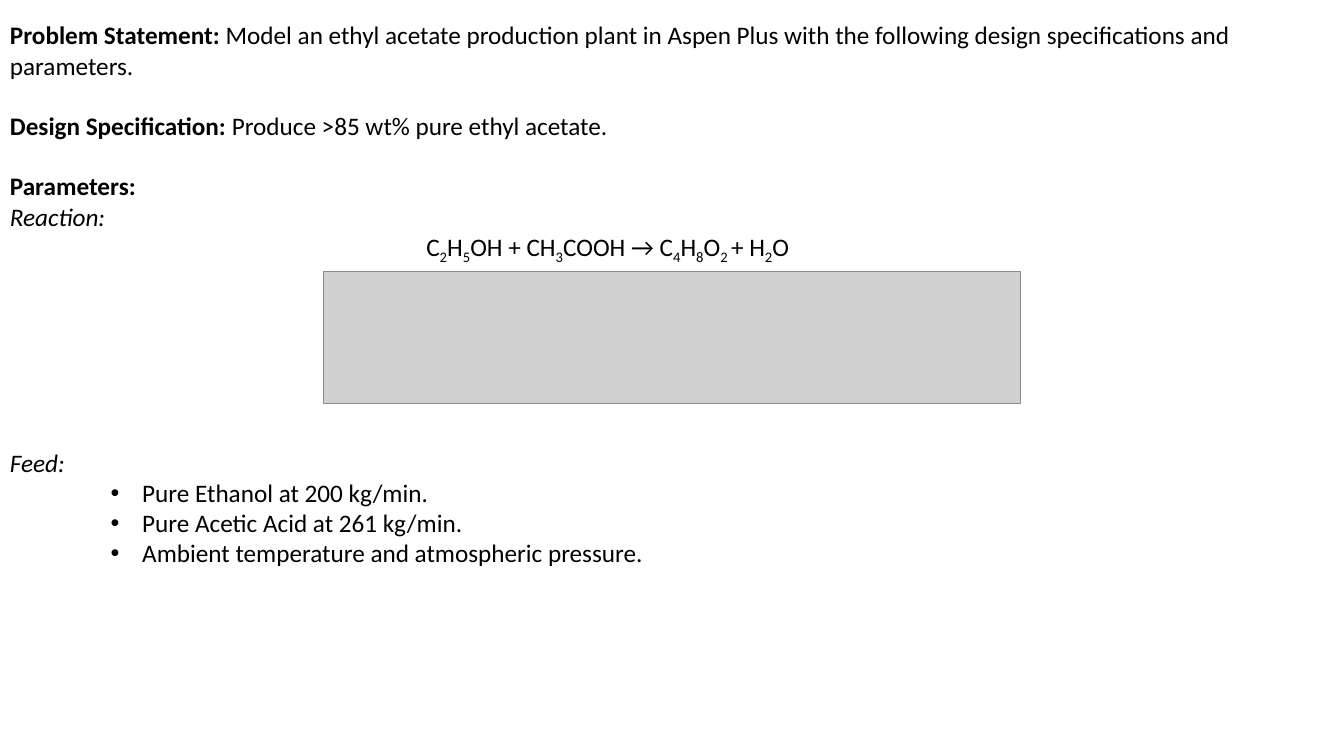
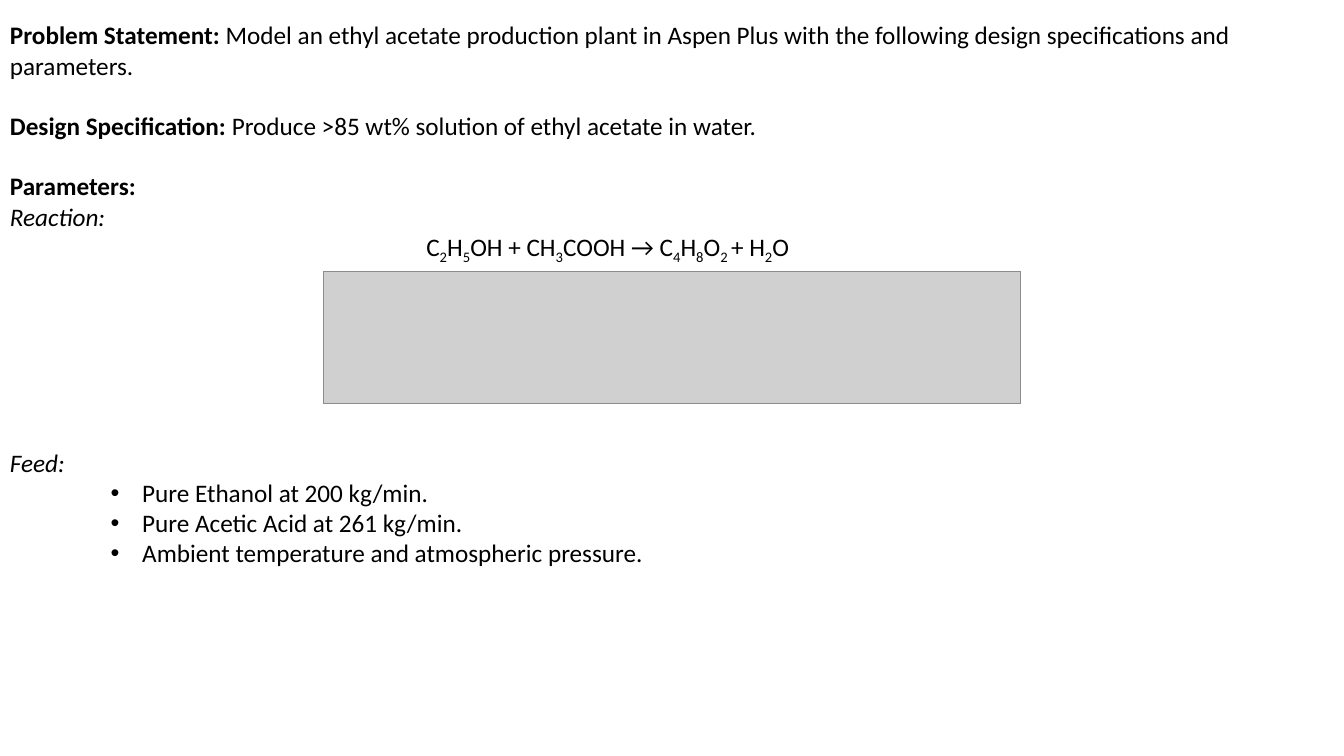
Before and after one commit to btanti/aspen-tutorials, a slide deck: slide 1 of Module 1/1.5_multimedia/problemStatement.pptm. Drawn at 1344x756 pixels with LibreOffice and Linux fonts; fonts in the diff are those of the drawing; grey boxes stand for pictures. Boxes give left, top, right and bottom in pixels: in the first picture for what was removed or moved away, otherwise in the second. Text is boxed around its words. In the diff, an @@ line names an element or a change of style, - is before the commit and + after.

```diff
--- a/Module 1/1.5_multimedia/problemStatement.pptm
+++ b/Module 1/1.5_multimedia/problemStatement.pptm
@@ text at <box>10,117,756,140</box>: text changed @@
-Design Specification: Produce >85 wt% pure ethyl acetate.
+Design Specification: Produce >85 wt% solution of ethyl acetate in water.
```
Also in this commit, not shown: 31 other files.
